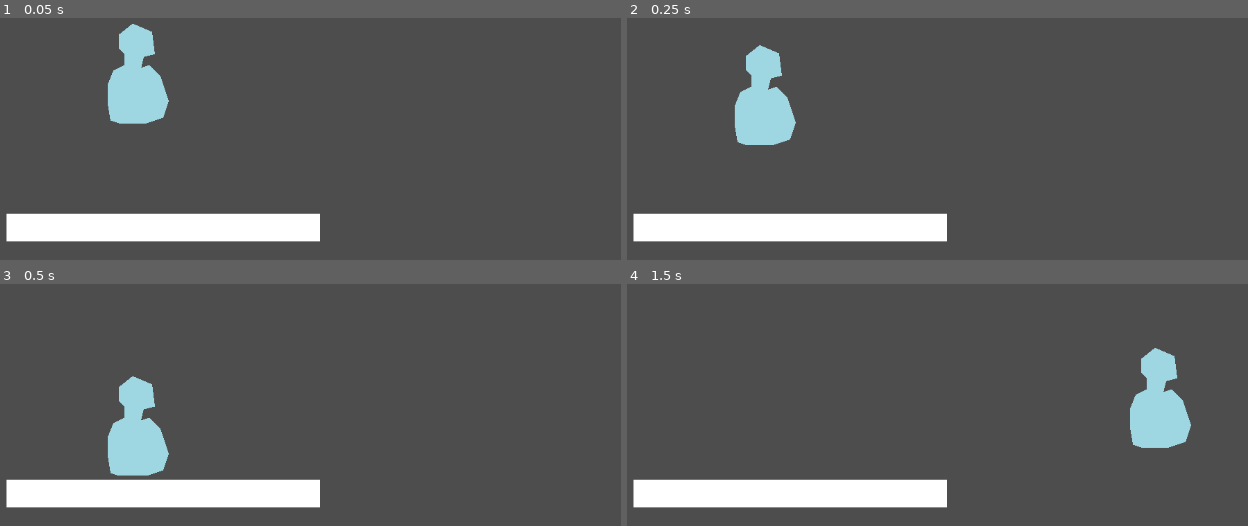
Above: before the commit, frames 1-4 (two rows, left to right).
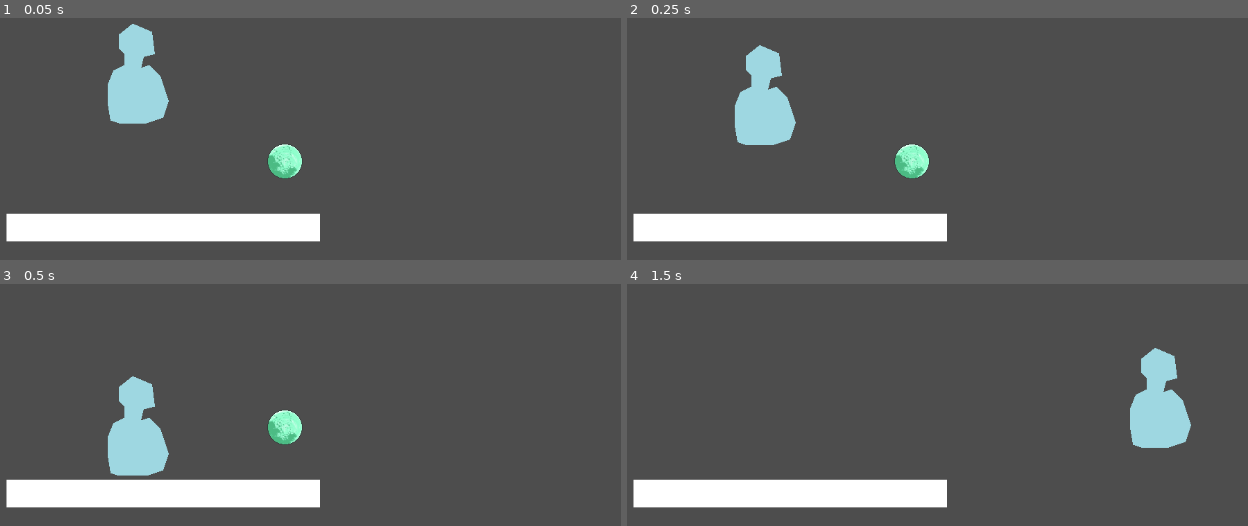
Above: after the commit, the same moments.

Repository: KarlJungtow/Minijam_icecream
Game: Godot game, scene res://scenes/test_level.tscn
Two runs of this game, one before a commit and one after it. Both use one fixed random seed, a clock stepped at 60 frames per second and the inputs below.
Inputs:
- Up to frame 1 (0.05 s): no input
- Up to frame 2 (0.25 s): no input
- Up to frame 3 (0.5 s): no input
- Up to frame 4 (1.5 s): hold D (move-right) from 0.53 s (still down); tap W (jump) at 0.77 s

The runs differ from the first frame. In frame 1, 0.6% of the frame differs, in the area x 43-49%, y 52-67%; in frame 2, 0.6%; in frame 3, 0.6%; in frame 4, nothing differs.

Commit message:
added scoop

Diff:
--- /dev/null
+++ b/pickups/scoop.gd
@@ -0,0 +1,17 @@
+extends Area2D
+
+
+# Called when the node enters the scene tree for the first time.
+func _ready():
+	pass # Replace with function body.
+
+
+# Called every frame. 'delta' is the elapsed time since the previous frame.
+func _process(delta):
+	pass
+
+
+
+func _on_body_entered(body):
+	G.pickup_scoop.emit()
+	queue_free()
--- /dev/null
+++ b/pickups/scoop.tscn
@@ -0,0 +1,20 @@
+[gd_scene load_steps=4 format=3 uid="uid://bk1j06hh033nw"]
+
+[ext_resource type="Script" path="res://pickups/scoop.gd" id="1_hb6d1"]
+[ext_resource type="Texture2D" uid="uid://da00aopoh1hn0" path="res://assets/scoop.png" id="2_cs2hh"]
+
+[sub_resource type="CircleShape2D" id="CircleShape2D_mop8r"]
+radius = 24.0208
+
+[node name="Scoop" type="Area2D"]
+script = ExtResource("1_hb6d1")
+
+[node name="Sprite2D" type="Sprite2D" parent="."]
+texture_filter = 1
+position = Vector2(2, -2)
+texture = ExtResource("2_cs2hh")
+
+[node name="CollisionShape2D" type="CollisionShape2D" parent="."]
+shape = SubResource("CircleShape2D_mop8r")
+
+[connection signal="body_entered" from="." to="." method="_on_body_entered"]
--- a/scenes/globals.gd
+++ b/scenes/globals.gd
@@ -1,6 +1,6 @@
 extends Node
 
-
+signal pickup_scoop
 
 func _ready():
 	pass
--- a/scenes/test_level.tscn
+++ b/scenes/test_level.tscn
@@ -1,6 +1,7 @@
-[gd_scene load_steps=3 format=3 uid="uid://jqr4114xgrhx"]
+[gd_scene load_steps=4 format=3 uid="uid://jqr4114xgrhx"]
 
 [ext_resource type="PackedScene" uid="uid://bjkukdy2ofn8t" path="res://scenes/player.tscn" id="1_pmj6e"]
+[ext_resource type="PackedScene" uid="uid://bk1j06hh033nw" path="res://pickups/scoop.tscn" id="2_lbmvq"]
 
 [sub_resource type="RectangleShape2D" id="RectangleShape2D_6270u"]
 size = Vector2(462, 35)
@@ -20,3 +21,6 @@
 
 [node name="Player" parent="." instance=ExtResource("1_pmj6e")]
 position = Vector2(452, 302)
+
+[node name="Scoop" parent="." instance=ExtResource("2_lbmvq")]
+position = Vector2(667, 434)
Binary file added: assets/scoop.aseprite
Binary file added: assets/scoop.png
Not shown, added: assets/scoop.png.import
